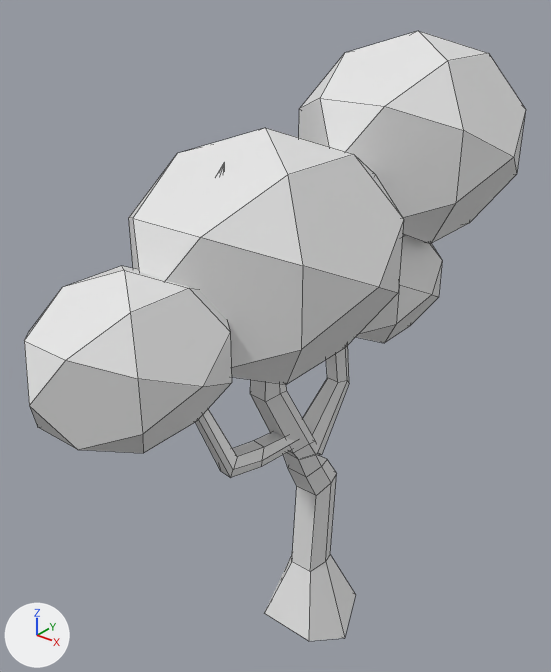
The FBX model Assets/GRAPHIC/ainhoa/Mesh/Tree.fbx: old version first, new version second.
Rendered twice from a camera (50 mm lens) standing at (1.85, -2.65, 3.06) and looking at (-0.19, -0.1, 1.48). Lighting does not change. The marker at lower left points along +X, +Y and +Z. Mesh edges are drawn as thin lines. Where no turn or scale is listed for an object, it has been applied to the vertices. Vertices at the same position are counted once.

Names of what the first picture shows: 'arbre001'.
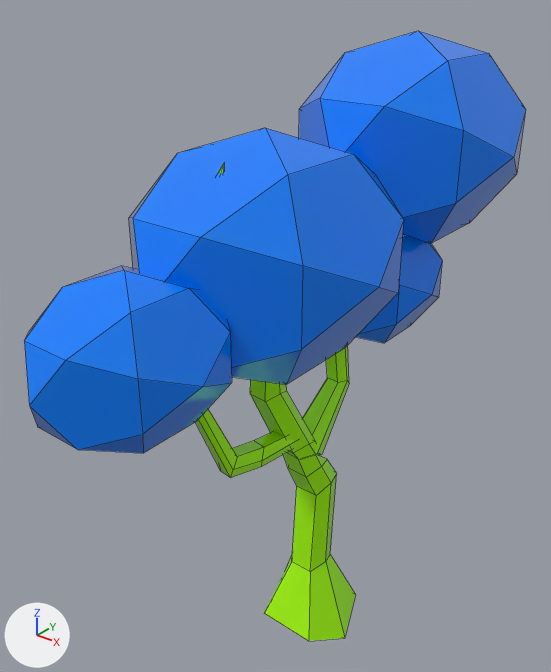
The newer file is also turned or shifted as a whole; pictures and numbers use the older file's frame.

What differs and where, as boxes (x1, y1, x2, y2) in the pictures (551 x 672 px):
```json
{"part": 1, "of": "me_mesh", "change": "recoloured", "before": [196, 164, 349, 572], "after": [196, 164, 349, 572], "on screen": "white to green"}
{"part": 2, "of": "me_mesh", "change": "recoloured", "before": [264, 555, 356, 641], "after": [264, 555, 356, 641], "on screen": "white to green"}
{"part": 3, "of": "me_mesh", "change": "recoloured", "before": [24, 31, 526, 453], "after": [24, 31, 526, 453], "on screen": "white to blue"}
```

The change, as JSON lines over the scene's bpy script:
```json
{"op": "add", "block": "mat_material__4", "code": ["mat_material__4 = principled_material('Material #4')", "mat_material__4.base_color = (0.376, 1.0, 0.0)  # green #a5ff00", "mat_material__4.roughness = 0.0"]}
{"op": "add", "block": "mat_material__3", "code": ["mat_material__3 = principled_material('Material #3')", "mat_material__3.base_color = (0.0, 0.212, 1.0)  # blue #007fff", "mat_material__3.roughness = 0.0"]}
{"block": "me_mesh", "where": "me_mesh.from_pydata(...)  # 310 vertices, 312 faces; spans x -0.53..0.53, y -1.46..1.46, z -1.52..1.52"}
{"block": "me_mesh", "where": "# used by ob_arbre001; location = (0.0, -0.083, 1.272)"}
{"block": "me_mesh", "change": "me_mesh part 1: 176 of the faces centred in x -0.12..0.08, y -0.99..0.87, z -0.86..1.15 switch from mat_material (white #e7e7e7) to mat_material__4 (green #a5ff00)"}
{"block": "me_mesh", "change": "me_mesh part 2: 8 of the faces centred in x -0.15..0.14, y -0.1..0.21, z -1.48..-1.26 switch from mat_material (white #e7e7e7) to mat_material__4 (green #a5ff00)"}
{"block": "me_mesh", "change": "me_mesh part 3: 128 of the faces centred in x -0.46..0.46, y -1.41..1.38, z 0.1..1.45 switch from mat_material (white #e7e7e7) to mat_material__3 (blue #007fff)"}
```
